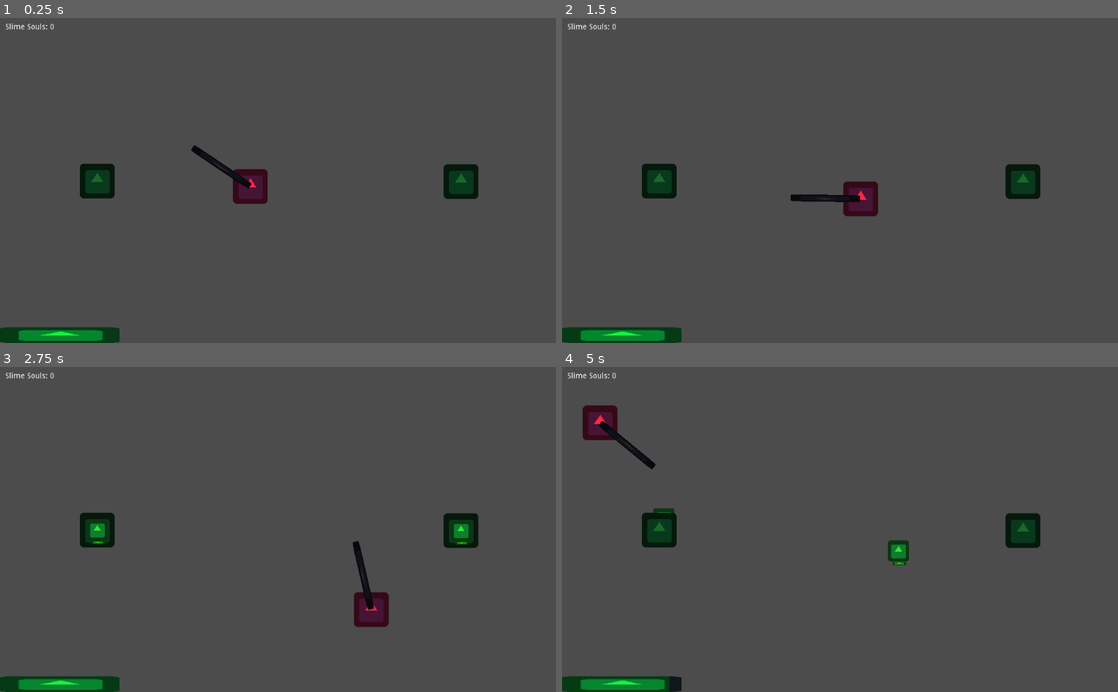
Above: before the commit, frames 1-4 (two rows, left to right).
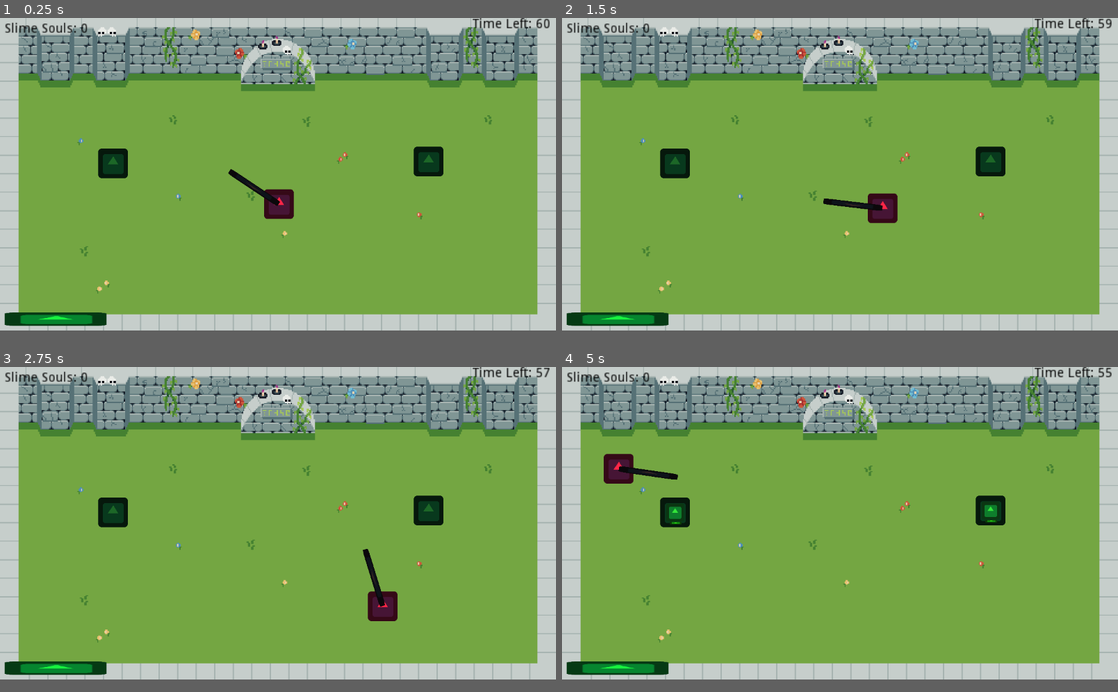
Above: after the commit, the same moments.

Repository: rakthalekk/soul-sellers
Game: Godot game, scene res://src/Main.tscn
The game is run twice, just before and just after one commit, with the same random seed, the same clock (stepped at 60 frames per second) and the same inputs. The engine's default icon, where the game draws it, is replaced by a stand-in: a white triangle on a blue panel in a dark square.
Inputs (mouse positions are in pixels of both pictures, inside the frame that each line leads up to):
- Up to frame 1 (0.25 s): no input
- Up to frame 2 (1.5 s): tap Enter at 0.5 s; move the mouse to (962, 164) at 0.52 s; hold D (move_right) 0.53-1.28 s; click (962, 164) at 0.6 s; move the mouse to (728, 196) at 1.27 s; hold S (move_backward) from 1.28 s (still down); right-click (728, 196) at 1.35 s
- Up to frame 3 (2.75 s): move the mouse to (333, 458) at 2.02 s; release S (move_backward) at 2.03 s; hold D (move_right) from 2.03 s (still down); click (333, 458) at 2.1 s
- Up to frame 4 (5 s): move the mouse to (812, 594) at 2.77 s; release D (move_right) at 2.78 s; hold W (move_forward) 2.78-3.53 s; right-click (812, 594) at 2.85 s; move the mouse to (1006, 578) at 3.52 s; hold A (move_left) from 3.53 s (still down); click (1006, 578) at 3.6 s; move the mouse to (673, 480) at 4.27 s; right-click (673, 480) at 4.35 s
In our replay, the window is 800x468 before the commit and 800x450 after it. These sizes can differ from the game's own. Grey fills any space a smaller window leaves; there, only what the larger window draws over its background counts as a difference.

The runs differ from the first frame. In frame 1, 96% of the frame differs, in the area x 0-100%, y 0-100%; in frame 2, 96%; in frame 3, 96%; in frame 4, 96%.

Commit message:
updated resolution and background

Diff:
--- a/Soul Sellers/project.godot
+++ b/Soul Sellers/project.godot
@@ -23,6 +23,11 @@
 config/name="Soul Sellers"
 run/main_scene="res://src/Main.tscn"
 config/icon="res://icon.png"
+
+[display]
+
+window/size/width=1200
+window/size/height=675
 
 [gui]
 
--- a/Soul Sellers/src/GameUI.gd
+++ b/Soul Sellers/src/GameUI.gd
@@ -1,14 +1,24 @@
 extends Control
 
+signal increase_spawn_rate
+
+var next_increment = 50
 
 func _ready():
-	$SlimeSouls.text = "Slime Souls: 0"
-	$Health.value = 100
+	$Z/SlimeSouls.text = "Slime Souls: 0"
+	$Z/Health.value = 100
+
+
+func _process(delta):
+	$Z/TimeLeft.text = "Time Left: " + str(round($GameTimer.time_left))
+	if $GameTimer.time_left < next_increment:
+		next_increment -= 10
+		emit_signal("increase_spawn_rate")
 
 
 func _on_Repear_update_health(percent):
-	$Health.value = percent
+	$Z/Health.value = percent
 
 
 func _on_Repear_update_souls(souls):
-	$SlimeSouls.text = "Slime Souls: " + str(souls)
+	$Z/SlimeSouls.text = "Slime Souls: " + str(souls)
--- a/Soul Sellers/src/GameUI.tscn
+++ b/Soul Sellers/src/GameUI.tscn
@@ -4,22 +4,39 @@
 [ext_resource path="res://src/GameUI.gd" type="Script" id=2]
 
 [node name="GameUI" type="Control"]
-margin_right = 1024.0
-margin_bottom = 600.0
+anchor_right = 1.0
+anchor_bottom = 1.0
 script = ExtResource( 2 )
 
-[node name="SlimeSouls" type="Label" parent="."]
+[node name="Z" type="CanvasLayer" parent="."]
+
+[node name="SlimeSouls" type="Label" parent="Z"]
 margin_left = 10.0
 margin_top = 10.0
 margin_right = 200.0
 margin_bottom = 100.0
+rect_scale = Vector2( 2, 2 )
+custom_colors/font_color = Color( 0, 0, 0, 1 )
 text = "Slime souls: 000"
 
-[node name="Health" type="TextureProgress" parent="."]
+[node name="TimeLeft" type="Label" parent="Z"]
+anchor_left = 1.0
+anchor_right = 1.0
+margin_left = -264.0
+margin_right = -138.0
+margin_bottom = 70.0
+rect_scale = Vector2( 2, 2 )
+custom_colors/font_color = Color( 0, 0, 0, 1 )
+text = "Time Left: "
+align = 2
+
+[node name="Health" type="TextureProgress" parent="Z"]
 anchor_top = 1.0
 anchor_bottom = 1.0
-margin_top = -29.0
-margin_right = 220.0
+margin_left = 10.0
+margin_top = -39.0
+margin_right = 230.0
+margin_bottom = -10.0
 value = 50.0
 texture_under = ExtResource( 1 )
 texture_progress = ExtResource( 1 )
@@ -27,3 +44,7 @@
 tint_over = Color( 1, 1, 1, 0 )
 tint_progress = Color( 0.0980392, 0.952941, 0.25098, 1 )
 nine_patch_stretch = true
+
+[node name="GameTimer" type="Timer" parent="."]
+wait_time = 60.0
+autostart = true
--- /dev/null
+++ b/Soul Sellers/src/Main.gd
@@ -0,0 +1,16 @@
+extends Node2D
+
+
+# Declare member variables here. Examples:
+# var a = 2
+# var b = "text"
+
+
+# Called when the node enters the scene tree for the first time.
+func _ready():
+	pass # Replace with function body.
+
+
+func _on_GameUI_increase_spawn_rate():
+	for spawner in get_tree().get_nodes_in_group("spawner"):
+		spawner.increase_spawn_rate()
--- a/Soul Sellers/src/Main.tscn
+++ b/Soul Sellers/src/Main.tscn
@@ -1,23 +1,60 @@
-[gd_scene load_steps=4 format=2]
+[gd_scene load_steps=9 format=2]
 
 [ext_resource path="res://src/Repear.tscn" type="PackedScene" id=1]
 [ext_resource path="res://src/GameUI.tscn" type="PackedScene" id=2]
 [ext_resource path="res://src/SlimeSpawner.tscn" type="PackedScene" id=3]
+[ext_resource path="res://src/Main.gd" type="Script" id=4]
+[ext_resource path="res://Assets/Arena.png" type="Texture" id=5]
+
+[sub_resource type="RectangleShape2D" id=1]
+extents = Vector2( 560, 71 )
+
+[sub_resource type="RectangleShape2D" id=2]
+extents = Vector2( 560, 20 )
+
+[sub_resource type="RectangleShape2D" id=3]
+extents = Vector2( 20, 339.5 )
 
 [node name="Main" type="Node2D"]
+script = ExtResource( 4 )
+
+[node name="GameUI" parent="." instance=ExtResource( 2 )]
+
+[node name="StaticBody2D" type="StaticBody2D" parent="."]
+collision_mask = 0
+
+[node name="Arena" type="Sprite" parent="StaticBody2D"]
+position = Vector2( 600, 337.5 )
+scale = Vector2( 2.5, 2.5 )
+texture = ExtResource( 5 )
+
+[node name="CollisionShape2D" type="CollisionShape2D" parent="StaticBody2D"]
+position = Vector2( 600.5, 72 )
+shape = SubResource( 1 )
+
+[node name="CollisionShape2D2" type="CollisionShape2D" parent="StaticBody2D"]
+position = Vector2( 600, 660 )
+shape = SubResource( 2 )
+
+[node name="CollisionShape2D3" type="CollisionShape2D" parent="StaticBody2D"]
+position = Vector2( 20, 340.5 )
+shape = SubResource( 3 )
+
+[node name="CollisionShape2D4" type="CollisionShape2D" parent="StaticBody2D"]
+position = Vector2( 1180, 340.5 )
+shape = SubResource( 3 )
 
 [node name="YSort" type="YSort" parent="."]
 
 [node name="Repear" parent="YSort" instance=ExtResource( 1 )]
-position = Vector2( 461, 311 )
+position = Vector2( 602, 402 )
 
 [node name="SlimeSpawner" parent="YSort" instance=ExtResource( 3 )]
-position = Vector2( 179, 301 )
+position = Vector2( 244, 314 )
 
 [node name="SlimeSpawner2" parent="YSort" instance=ExtResource( 3 )]
-position = Vector2( 849, 302 )
+position = Vector2( 925, 310 )
 
-[node name="GameUI" parent="." instance=ExtResource( 2 )]
-
+[connection signal="increase_spawn_rate" from="GameUI" to="." method="_on_GameUI_increase_spawn_rate"]
 [connection signal="update_health" from="YSort/Repear" to="GameUI" method="_on_Repear_update_health"]
 [connection signal="update_souls" from="YSort/Repear" to="GameUI" method="_on_Repear_update_souls"]
--- a/Soul Sellers/src/Repear.tscn
+++ b/Soul Sellers/src/Repear.tscn
@@ -4,7 +4,7 @@
 [ext_resource path="res://src/Repear.gd" type="Script" id=2]
 
 [sub_resource type="RectangleShape2D" id=1]
-extents = Vector2( 31.5, 8 )
+extents = Vector2( 31.5, 31 )
 
 [sub_resource type="RectangleShape2D" id=2]
 extents = Vector2( 65.5, 13 )
@@ -243,7 +243,7 @@
 script = ExtResource( 2 )
 
 [node name="CollisionShape2D" type="CollisionShape2D" parent="."]
-position = Vector2( -0.5, 23 )
+position = Vector2( -0.5, 0 )
 shape = SubResource( 1 )
 
 [node name="Sprite" type="Sprite" parent="."]
@@ -277,7 +277,7 @@
 anims/hurt = SubResource( 6 )
 
 [node name="AttackCooldown" type="Timer" parent="."]
-wait_time = 0.4
+wait_time = 0.3
 one_shot = true
 
 [connection signal="body_entered" from="Scythe" to="." method="_on_Scythe_body_entered"]
--- a/Soul Sellers/src/Slime.tscn
+++ b/Soul Sellers/src/Slime.tscn
@@ -4,17 +4,17 @@
 [ext_resource path="res://icon.png" type="Texture" id=2]
 
 [sub_resource type="RectangleShape2D" id=1]
-extents = Vector2( 18.5, 11.5 )
+extents = Vector2( 18.5, 19 )
 
 [sub_resource type="RectangleShape2D" id=2]
-extents = Vector2( 21, 14 )
+extents = Vector2( 21, 20.5 )
 
 [node name="Slime" type="KinematicBody2D"]
 collision_layer = 4
 script = ExtResource( 1 )
 
 [node name="CollisionShape2D" type="CollisionShape2D" parent="."]
-position = Vector2( -0.5, 7.5 )
+position = Vector2( -0.5, 0 )
 shape = SubResource( 1 )
 
 [node name="Sprite" type="Sprite" parent="."]
@@ -35,7 +35,7 @@
 collision_mask = 2
 
 [node name="CollisionShape2D" type="CollisionShape2D" parent="Hitbox"]
-position = Vector2( 0, 7 )
+position = Vector2( 0, 0.5 )
 shape = SubResource( 2 )
 
 [node name="HealthBar" type="TextureProgress" parent="."]
--- a/Soul Sellers/src/SlimeSoul.tscn
+++ b/Soul Sellers/src/SlimeSoul.tscn
@@ -4,7 +4,7 @@
 [ext_resource path="res://src/SlimeSoul.gd" type="Script" id=2]
 
 [sub_resource type="RectangleShape2D" id=1]
-extents = Vector2( 4, 4 )
+extents = Vector2( 7, 5.5 )
 
 [node name="SlimeSoul" type="Area2D"]
 collision_layer = 0
@@ -12,11 +12,12 @@
 script = ExtResource( 2 )
 
 [node name="CollisionShape2D" type="CollisionShape2D" parent="."]
+position = Vector2( 0, -1.5 )
 shape = SubResource( 1 )
 
 [node name="Sprite" type="Sprite" parent="."]
 modulate = Color( 0.203922, 0.898039, 0.231373, 1 )
-scale = Vector2( 0.1, 0.1 )
+scale = Vector2( 0.2, 0.2 )
 texture = ExtResource( 1 )
 
 [connection signal="body_entered" from="." to="." method="_on_SlimeSoul_body_entered"]
--- a/Soul Sellers/src/SlimeSpawner.gd
+++ b/Soul Sellers/src/SlimeSpawner.gd
@@ -2,6 +2,9 @@
 
 const SLIME = preload("res://src/Slime.tscn")
 
+func increase_spawn_rate():
+	if $SpawnRate.wait_time > 1:
+		$SpawnRate.wait_time -= 0.5
 
 func _on_SpawnRate_timeout():
 	var slime = SLIME.instance()
--- a/Soul Sellers/src/SlimeSpawner.tscn
+++ b/Soul Sellers/src/SlimeSpawner.tscn
@@ -3,14 +3,14 @@
 [ext_resource path="res://src/SlimeSpawner.gd" type="Script" id=1]
 [ext_resource path="res://icon.png" type="Texture" id=2]
 
-[node name="SlimeSpawner" type="Sprite"]
+[node name="SlimeSpawner" type="Sprite" groups=["spawner"]]
 modulate = Color( 0.113725, 0.407843, 0.156863, 1 )
 position = Vector2( 200, 106 )
 texture = ExtResource( 2 )
 script = ExtResource( 1 )
 
 [node name="SpawnRate" type="Timer" parent="."]
-wait_time = 2.0
+wait_time = 5.0
 autostart = true
 
 [connection signal="timeout" from="SpawnRate" to="." method="_on_SpawnRate_timeout"]
Not shown, added: Soul Sellers/Assets/Arena.png.import
